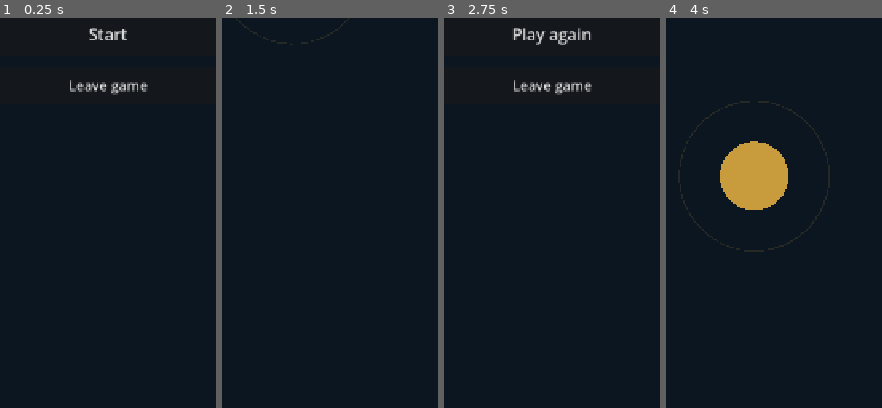
Above: before the commit, frames 1-4 (left to right).
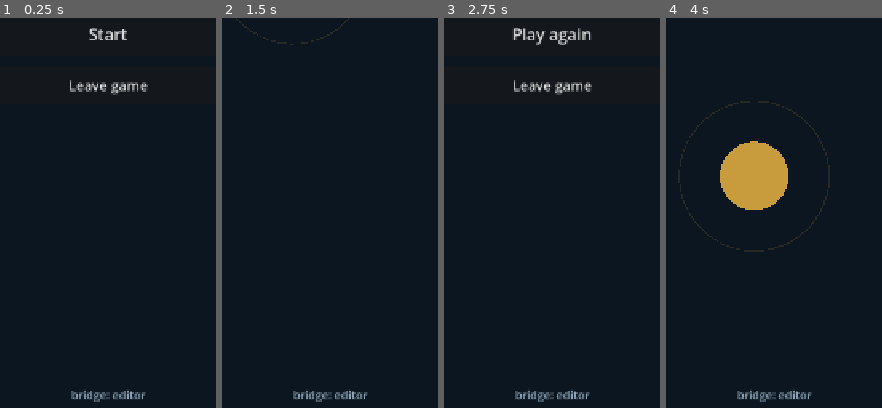
Above: after the commit, the same moments.

Repository: OpeyemiLawal/Telegram-bot
Game: Godot game, scene res://Main.tscn
Same seed, same stepped clock (60 frames per second), same inputs: the game is played once before the commit and once after it.
Inputs (mouse positions are % of the whole screen's width and height, from its top left):
- Up to frame 1 (0.25 s): no input
- Up to frame 2 (1.5 s): click "Start" at 0.5 s; move the mouse to (50, 50) at 1.27 s; click (50, 50) at 1.42 s
- Up to frame 3 (2.75 s): move the mouse to (29, 55) at 2.02 s; click (29, 55) at 2.17 s
- Up to frame 4 (4 s): click "Play again" at 2.75 s; move the mouse to (60, 27) at 3.52 s; click (60, 27) at 3.67 s
The pictures show only the part of the screen within x 25-75%, y 50-100%; the shares and areas given below are measured in that part.

The runs differ from the first frame. In frame 1, 0.5% of the frame differs, in the area x 32-68%, y 95-99%; in frame 2, 0.5%; in frame 3, 0.5%; in frame 4, 0.5%.

Commit message:
Fix JavaScriptObject property access; show bridge state on screen

Diff:
--- a/test-game/godot/Main.gd
+++ b/test-game/godot/Main.gd
@@ -67,6 +67,15 @@
 
 var _player_name := "player"
 
+## Why the bridge is or is not working, shown on screen.
+##
+## Printed rather than logged because there is no console to read. Telegram's
+## mobile WebView has no devtools, and each attempt at diagnosing this from the
+## outside costs a full 35 MB export and redeploy. A word in the corner turns
+## that loop into a glance.
+var _bridge_state := "starting"
+
+var _status: Label
 var _top_bar: HBoxContainer
 var _hud: Label
 var _timer_label: Label
@@ -144,6 +153,8 @@
 	_subtitle.add_theme_font_size_override("font_size", int(22.0 * u))
 	_primary.add_theme_font_size_override("font_size", int(26.0 * u))
 	_leave_button.add_theme_font_size_override("font_size", int(22.0 * u))
+	_status.add_theme_font_size_override("font_size", int(18.0 * u))
+	_status.offset_bottom = -PADDING * u
 
 	# Wide enough to read, never wider than the screen it sits on.
 	_banner.custom_minimum_size = Vector2(clampf(size.x * 0.82, 240.0, 520.0), 0.0)
@@ -163,21 +174,48 @@
 
 func _connect_bridge() -> void:
 	if not OS.has_feature("web"):
+		_bridge_state = "editor"
 		return  # editor run; the game is still fully playable
 
 	_sdk = JavaScriptBridge.get_interface("SGA")
-	if _sdk == null or not _sdk.isAvailable():
+
+	if _sdk == null:
+		# sga-sdk.js did not load, or loaded after the engine. Godot rewrites
+		# index.html on every export, so the script tag is the first thing to
+		# check when this appears.
+		_bridge_state = "no SGA"
+		return
+
+	if not _sdk.isAvailable():
+		# The SDK is present but has no shell to talk to: either the game is not
+		# in an iframe, or ?sgaOrigin= is missing from the URL.
+		_bridge_state = "no shell"
 		_sdk = null
 		return
 
+	_bridge_state = "handshaking"
 	_cb_handshake = JavaScriptBridge.create_callback(_on_handshake)
 	_sdk.handshake(_cb_handshake)
 
 
 func _on_handshake(args: Array) -> void:
 	var info = args[0]
-	if info.get("error"):
-		return
+
+	# Read the property directly rather than through `Object.get()`.
+	#
+	# A JavaScriptObject resolves unknown properties to null via `_get`, so
+	# `info.error` is the supported way to ask. `info.get("error")` routes through
+	# Godot's own Object.get, which is not the same lookup and pushes an error for
+	# a property Godot does not know about — enough to abort this handler before
+	# it ever requests the player, leaving the HUD reading "player" with nothing
+	# logged to say why.
+	if info == null or info.error != null:
+		_bridge_state = "handshake failed"
+		_update_hud()
+		return
+
+	_bridge_state = "asking"
+	_update_hud()
 
 	_cb_player = JavaScriptBridge.create_callback(_on_player)
 	_sdk.getPlayer(_cb_player)
@@ -185,10 +223,14 @@
 
 func _on_player(args: Array) -> void:
 	var player = args[0]
-	if player.get("error"):
+
+	if player == null or player.error != null:
+		_bridge_state = "player failed"
+		_update_hud()
 		return
 
 	_player_name = str(player.displayName)
+	_bridge_state = "ok"
 	_update_hud()
 
 
@@ -309,6 +351,14 @@
 	_timer_label.mouse_filter = Control.MOUSE_FILTER_IGNORE
 	_top_bar.add_child(_timer_label)
 
+	_status = Label.new()
+	_status.set_anchors_preset(Control.PRESET_BOTTOM_WIDE)
+	_status.grow_vertical = Control.GROW_DIRECTION_BEGIN
+	_status.horizontal_alignment = HORIZONTAL_ALIGNMENT_CENTER
+	_status.add_theme_color_override("font_color", MUTED)
+	_status.mouse_filter = Control.MOUSE_FILTER_IGNORE
+	add_child(_status)
+
 	_banner = VBoxContainer.new()
 	_banner.set_anchors_and_offsets_preset(
 		Control.PRESET_CENTER, Control.PRESET_MODE_KEEP_SIZE
@@ -350,6 +400,8 @@
 func _update_hud() -> void:
 	_hud.text = "%s   %d" % [_player_name, _score]
 	_timer_label.text = "%0.1fs" % maxf(_time_left, 0.0) if _playing else ""
+	if _status:
+		_status.text = "bridge: %s" % _bridge_state
 
 
 func _leave() -> void:
